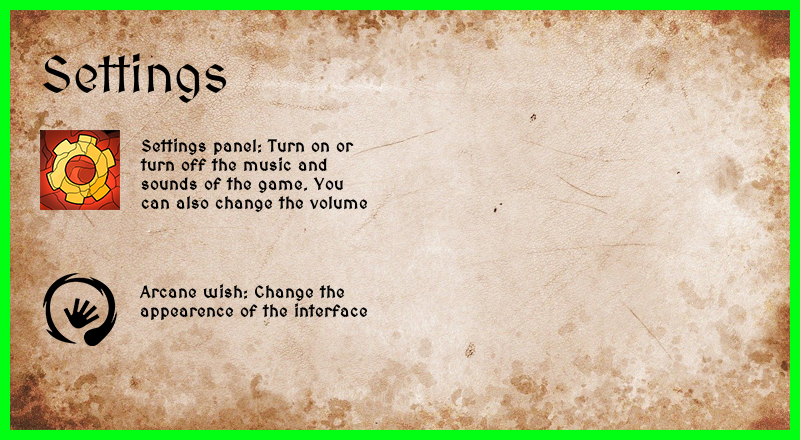
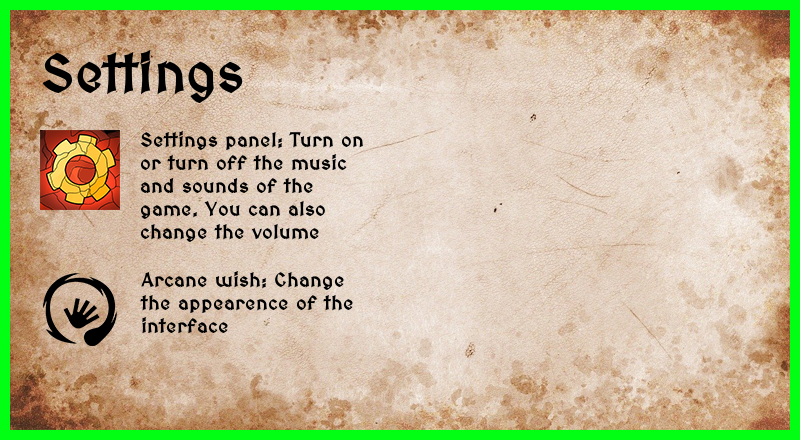
Comparing the layer stacks of the two 800px x 440px images. Changes:
painted on "Settings" over <box>43,50,243,103</box>
painted on "Settings panel: Turn on or tur..." over <box>140,131,367,242</box>
painted on "Arcane wish: Change the appear..." over <box>140,271,367,333</box>
